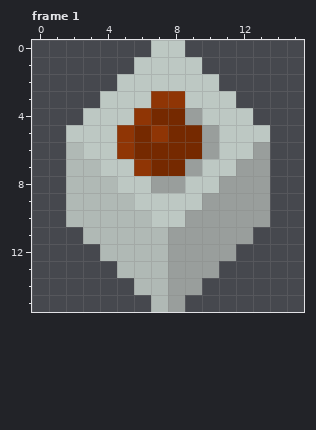
Two states of a pixel-art file, 设计与资源/Items.aseprite. The first picture shows the starting point.
16x16 pixels, 17 frames. Colours within 5 levels of each other are drawn and written as one. Shown: frame 1. The commit also changed other frames, which this record leaves out.
After the commit:
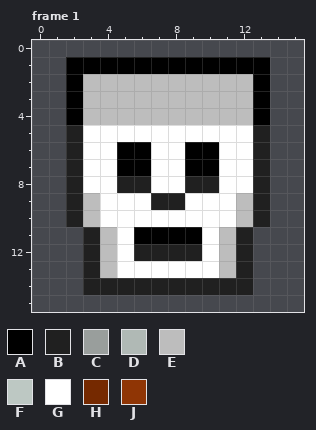
Palette (. is transparent): A #000000  B #202020  C #999e9c  D #b0b9b5  E #bdbdbd  F #bdc8c3  G #ffffff  H #752900  J #8f3505
Edits made:
layer "monster" added
layer "ore" now hidden
--- frame 1
@@ x 0..15 @@
- 0 .......FF.......
- 1 ......FFFF......
- 2 .....FFFFFF.....
- 3 ....FFFJJFFF....
- 4 ...FFFJHHCFFF...
- 5 ..FFFJHJHHCFFF..
- 6 ..DFFJHHHHCFFC..
- 7 ..DDFFJHHCFFCC..
- 8 ..DDDFFCCFFCCC..
- 9 ..DDDDFFFFCCCC..
-10 ..DDDDDFFCCCCC..
-11 ...DDDDDCCCCC...
-12 ....DDDDCCCC....
-13 .....DDDCCC.....
-14 ......DDCC......
-15 .......DC.......
+ 0 ................
+ 1 ..AAAAAAAAAAAA..
+ 2 ..AEEEEEEEEEEA..
+ 3 ..AEEEEEEEEEEA..
+ 4 ..AEEEEEEEEEEA..
+ 5 ..BGGGGGGGGGGB..
+ 6 ..BGGAAGGAAGGB..
+ 7 ..BGGAAGGAAGGB..
+ 8 ..BGGBBGGBBGGB..
+ 9 ..BEGGGBBGGGEB..
+10 ..BEGGGGGGGGEB..
+11 ...BEGAAAAGEB...
+12 ...BEGBBBBGEB...
+13 ...BEGGGGGGEB...
+14 ...BBBBBBBBBB...
+15 ................
